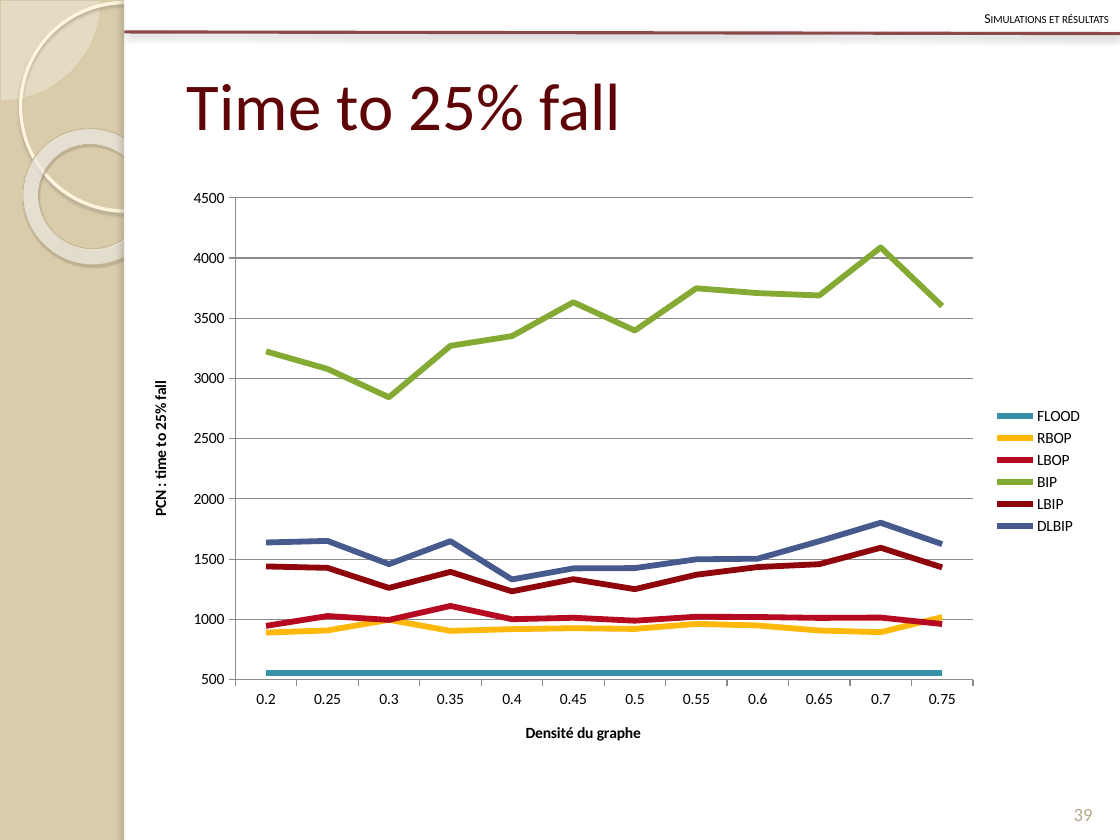
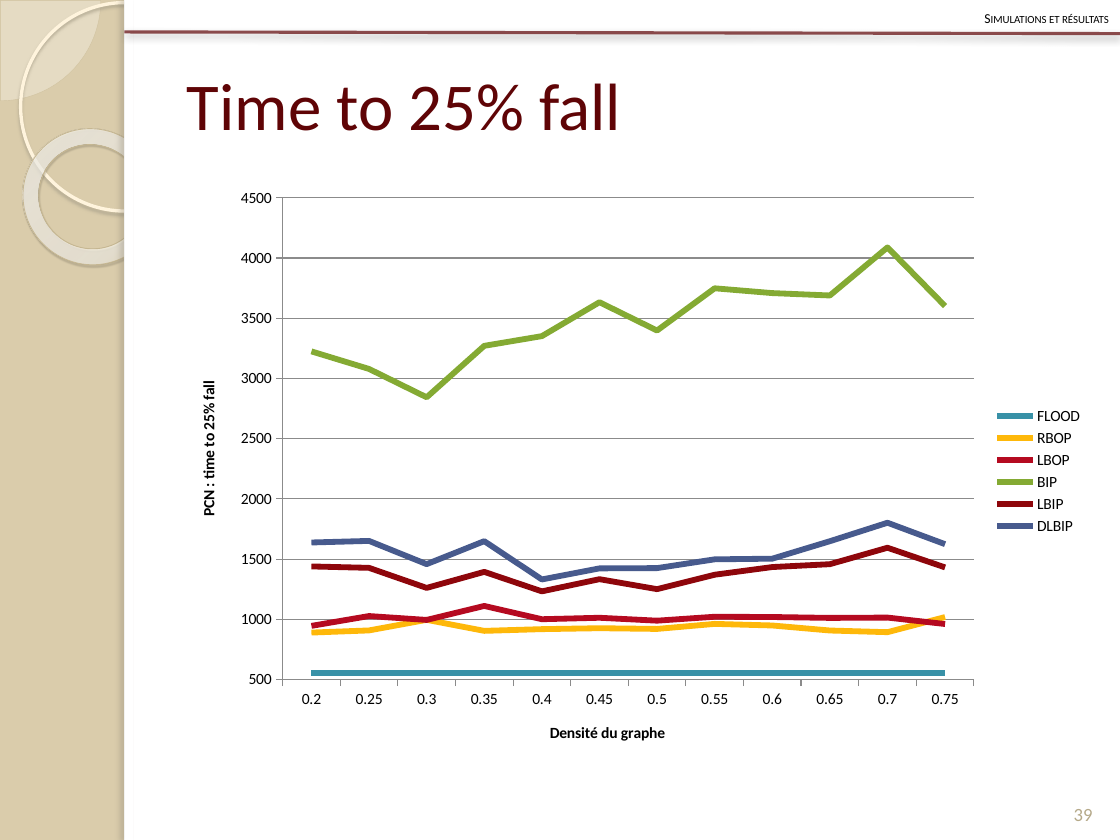
Before and after one commit to Patre/Energy-saving-in-sensors--networks, a slide deck: slide 39 of Redaction/Presentation/pres.pptx. Drawn at 1120x840 pixels with LibreOffice and Linux fonts; fonts in the diff are those of the drawing. Boxes give left, top, right and bottom in pixels: in the first picture for what was removed or moved away, otherwise in the second. Text is boxed around its words. In the diff, an @@ line names an element or a change of style, - is before the commit and + after.

```diff
--- a/Redaction/Presentation/pres.pptx
+++ b/Redaction/Presentation/pres.pptx
@@ line chart: place and size @@
-line chart at <box>128,177,1094,765</box>
+line chart at <box>176,177,1094,765</box>
```
Also in this commit, not shown: 8 other slides changed, 8 slides added, 3 other files.
